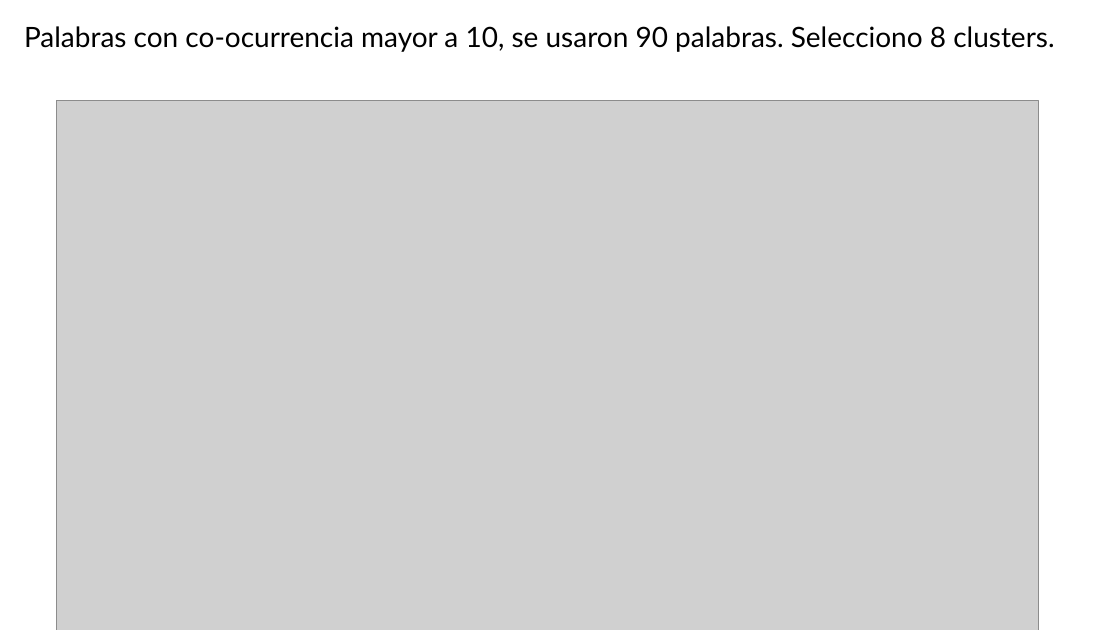
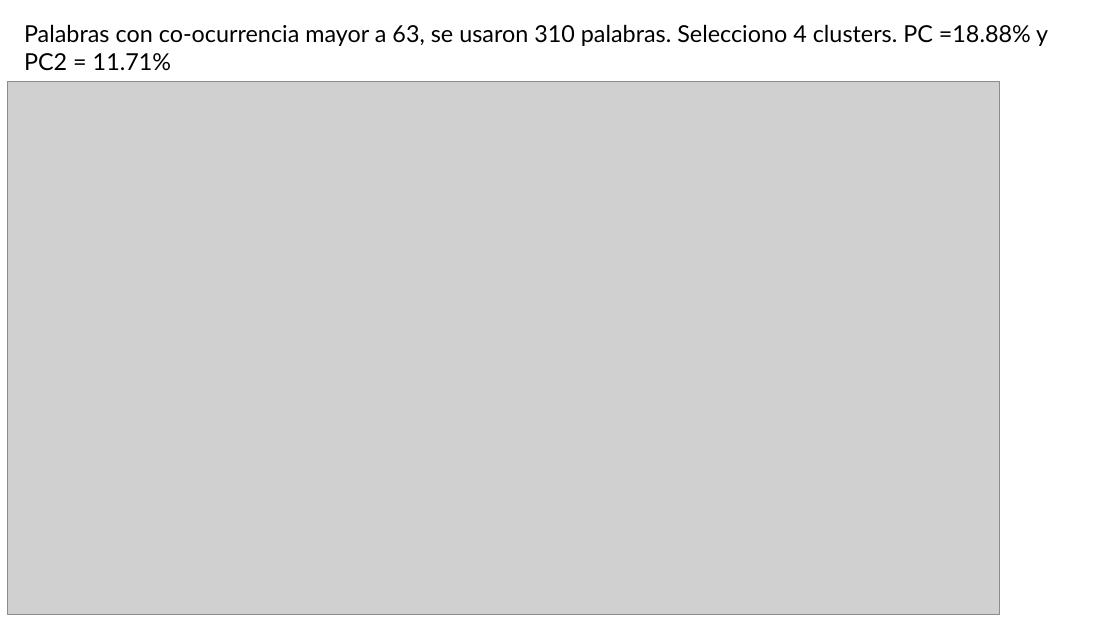
Before and after one commit to Omar-Santiago/semillas, a slide deck: slide 2 of mapa temas.pptx (slide 5 before the commit). Drawn at 1120x630 pixels with LibreOffice and Linux fonts; fonts in the diff are those of the drawing; grey boxes stand for pictures. Boxes give left, top, right and bottom in pixels: in the first picture for what was removed or moved away, otherwise in the second. Text is boxed around its words. In the diff, an @@ line names an element or a change of style, - is before the commit and + after.

```diff
--- a/mapa temas.pptx
+++ b/mapa temas.pptx
@@ text at (24, 24, 1048, 71): text changed; size 24 to 20 pt @@
-Palabras con co-ocurrencia mayor a 10, se usaron 90 palabras. Selecciono 8 clusters.
+Palabras con co-ocurrencia mayor a 63, se usaron 310 palabras. Selecciono 4 clusters. PC =18.88% y PC2 = 11.71%
@@ picture: place and size @@
-picture at (56, 101, 1038, 630)
+picture at (8, 82, 999, 614)
```
Also in this commit, not shown: 2 other slides changed, 4 slides added, 7 slides removed, 27 other files.
